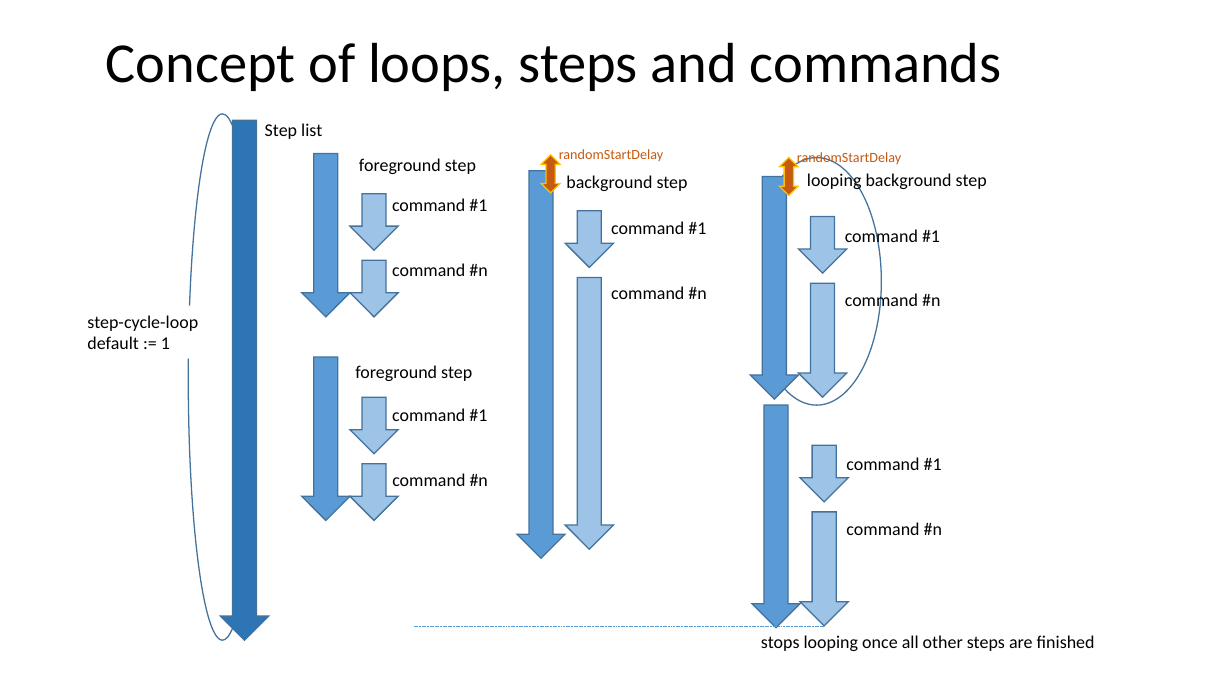
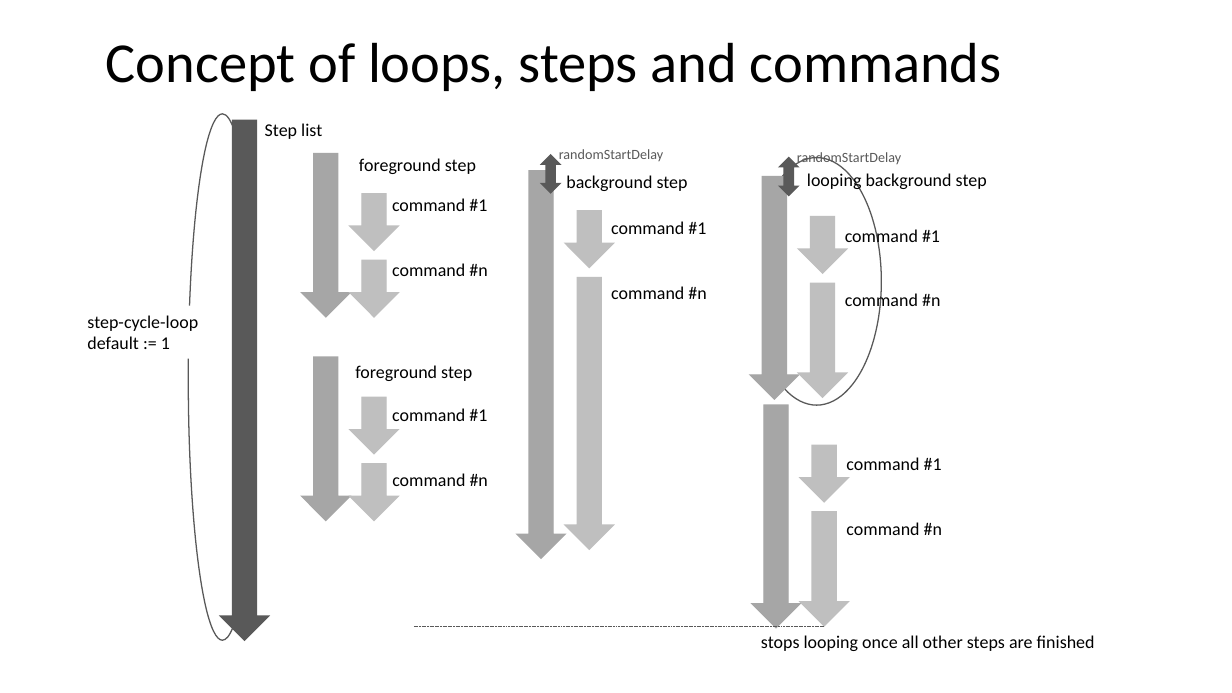
Before and after one commit to slieberth/aioRunbook, a slide deck: slide 3 of docs/images/aioRunbookImages.pptx (slide 5 before the commit). Drawn at 1232x693 pixels with LibreOffice and Linux fonts; fonts in the diff are those of the drawing. Boxes give left, top, right and bottom in pixels: in the first picture for what was removed or moved away, otherwise in the second. Text is boxed around its words. In the diff, an @@ line names an element or a change of style, - is before the commit and + after.

```diff
--- a/docs/images/aioRunbookImages.pptx
+++ b/docs/images/aioRunbookImages.pptx
@@ chord (boxed as its full ellipse) at bbox=[189, 114, 257, 640]: outline #43739E 1 pt to #595959 1 pt @@
@@ down arrow at bbox=[221, 120, 269, 640]: fill #2E75B6 to #595959; outline #43739E 1 pt to #595959 1 pt @@
@@ text "randomStartDelay" at bbox=[559, 149, 663, 164]: text colour #C55A11 to #595959 @@
@@ text "randomStartDelay" at bbox=[797, 152, 901, 166]: text colour #C55A11 to #595959 @@
@@ up down arrow at bbox=[542, 155, 560, 193]: fill #C55A11 to #595959; outline #FFC000 1 pt to #595959 1 pt @@
@@ fill #5B9BD5 to #A6A6A6; outline #43739E 1 pt to #A6A6A6 1 pt in 5 elements at bbox=[302, 153, 350, 317], bbox=[302, 357, 350, 520], bbox=[752, 405, 800, 628], bbox=[518, 171, 566, 558], bbox=[750, 177, 799, 399] @@
@@ chord (boxed as its full ellipse) at bbox=[752, 157, 882, 405]: outline #43739E 1 pt to #595959 1 pt @@
@@ up down arrow at bbox=[780, 157, 799, 195]: fill #C55A11 to #595959; outline #FFC000 1 pt to #595959 1 pt @@
@@ fill #9DC3E6 to #BFBFBF; outline #43739E 1 pt to #BFBFBF 1 pt in 10 elements at bbox=[350, 194, 398, 250], bbox=[350, 261, 398, 317], bbox=[350, 397, 398, 454], bbox=[350, 464, 398, 520], bbox=[566, 211, 614, 267], bbox=[566, 277, 614, 549], bbox=[799, 216, 847, 273], bbox=[799, 283, 847, 396], bbox=[800, 445, 848, 502], bbox=[800, 512, 848, 626] @@
@@ line (414, 626) - (824, 626): stroke #5B9BD5 0.5 pt dashed to #595959 0.5 pt dashed @@
```
Also in this commit, not shown: 2 other slides changed, 44 slides removed, 2 other files.
